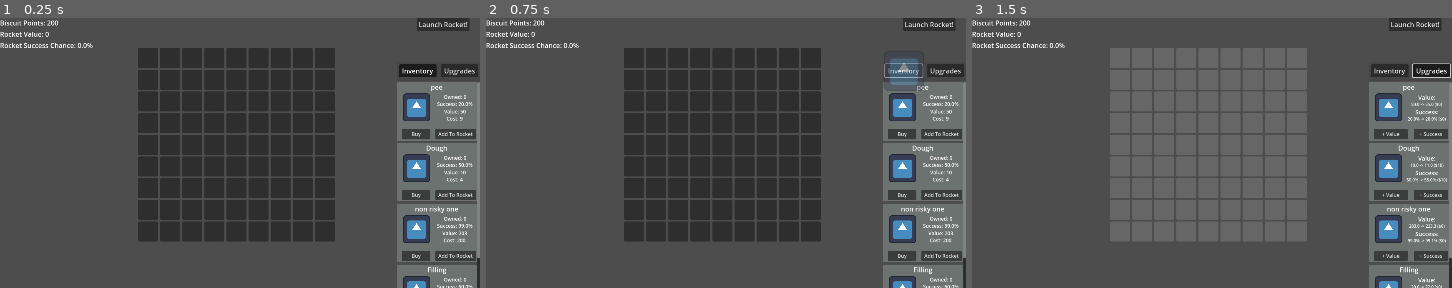
Above: before the commit, frames 1-3 (left to right).
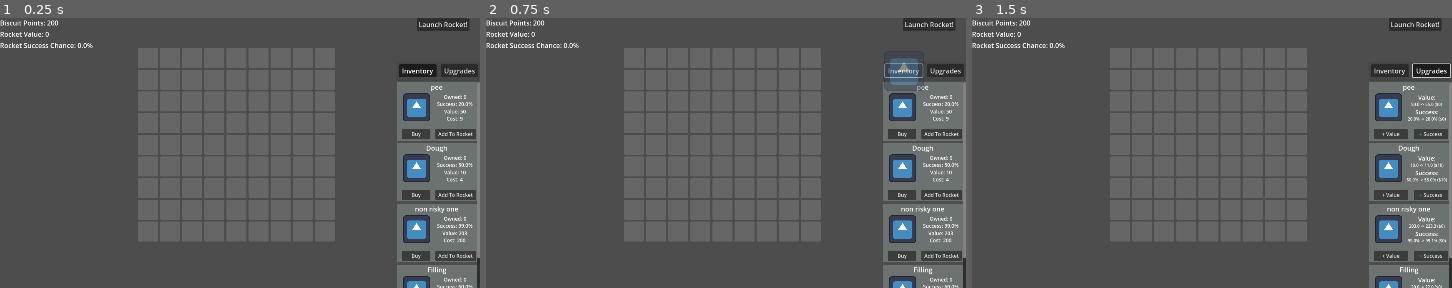
Above: after the commit, the same moments.

Repository: A-coder152/Build-a-Biscship-public
Game: Godot game, scene res://main.tscn
Two runs of this game, one before a commit and one after it. Both use one fixed random seed, a clock stepped at 60 frames per second and the inputs below. The engine's default icon, where the game draws it, is replaced by a stand-in: a white triangle on a blue panel in a dark square.
Inputs:
- Up to frame 1 (0.25 s): no input
- Up to frame 2 (0.75 s): click "Inventory" at 0.5 s
- Up to frame 3 (1.5 s): click "Upgrades" at 1.25 s

The runs differ from the first frame. In frame 1, 25% of the frame differs, in the area x 28-70%, y 11-83%; in frame 2, 25%; in frame 3, nothing differs.

Commit message:
Update main.gd

Diff:
--- a/main.gd
+++ b/main.gd
@@ -32,6 +32,11 @@
 var obj
 var objectCells
 var isValid = false
+var last_highlighted_cells = []
+var last_hover_cell = null
+var hover_update_timer = 0.0
+var hover_update_interval = 0.016
+
 
 # UI Node References
 @onready var points_label = $UI/VBoxContainer/PointsLabel
@@ -48,7 +53,15 @@
 	launch_button.connect("pressed", _on_launch_button_pressed)
 
 	gridSize = Vector2(grid.cellWidth, grid.cellHeight) / 2.4
-
+	for cell in grid.get_children():
+		cell.change_color(Color(0.5, 0.5, 0.5, 0.5))
+
+func _process(delta):
+	# added this stupid thing because godot is a fucking bitch
+	hover_update_timer += delta
+	if hover_update_timer >= hover_update_interval:
+		hover_update_timer = 0.0
+		_update_hover_effects()
 
 func update_ui():
 	# Updates all the UI labels with the current game state
@@ -184,6 +197,7 @@
 
 #region placement
 
+#this is for tesitng purposes. Move the function body to whatever function adds the part to rocket
 func _input(event: InputEvent) -> void:
 	if Input.is_action_just_pressed("leftClick") and not obj:
 		var placement = OBJ.instantiate()
@@ -201,17 +215,22 @@
 		isValid = null
 		_reset_highlight()
 
-func _on_grid_gui_input(event: InputEvent) -> void:
-	if not obj: return
+#RIP GUI INPUT
+func _update_hover_effects():
+	if not obj:
+		return
 	var mouse_pos = get_global_mouse_position()
 	var newtarget = _get_target_cell_placement(mouse_pos)
-	if newtarget and newtarget != targetcell:
-		targetcell = newtarget
-		obj.global_position = targetcell.global_position + obj.rect.size/2
-		_reset_highlight()
-		objectCells = _get_object_cells()
-		isValid = _check_and_highlight_cells(objectCells)
-
+	if newtarget != last_hover_cell:
+		last_hover_cell = newtarget
+		if newtarget:
+			obj.global_position = newtarget.global_position + obj.rect.size/2
+			_reset_highlight()
+			objectCells = _get_object_cells()
+			isValid = _check_and_highlight_cells(objectCells)
+		else:
+			_reset_highlight()
+			isValid = false
 func _get_target_cell_placement(targetPosition):
 #	for child in grid.get_children():
 #		if child.get_global_rect().has_point(targetPosition):
@@ -226,9 +245,9 @@
 	return null
 
 func _reset_highlight():
-	for child: Control in grid.get_children():
-		child.change_color(Color(0.5, 0.5, 0.5, 0.5))
-
+	for cell in last_highlighted_cells:
+		cell.change_color(Color(0.5, 0.5, 0.5, 0.5))
+	last_highlighted_cells.clear()
 
 #check if placement is valid or if theres another part in the way
 func _get_object_cells() -> Array:
@@ -251,6 +270,7 @@
 			cell.change_color(Color.CRIMSON)
 		else:
 			cell.change_color(Color.SEA_GREEN)
+		last_highlighted_cells.append(cell)
 	return isValid
 
 func _place_thing(objectCells):
@@ -261,6 +281,5 @@
 
 	for cell in objectCells:
 		cell.full = true
-
 	_reset_highlight()
 #endregion
